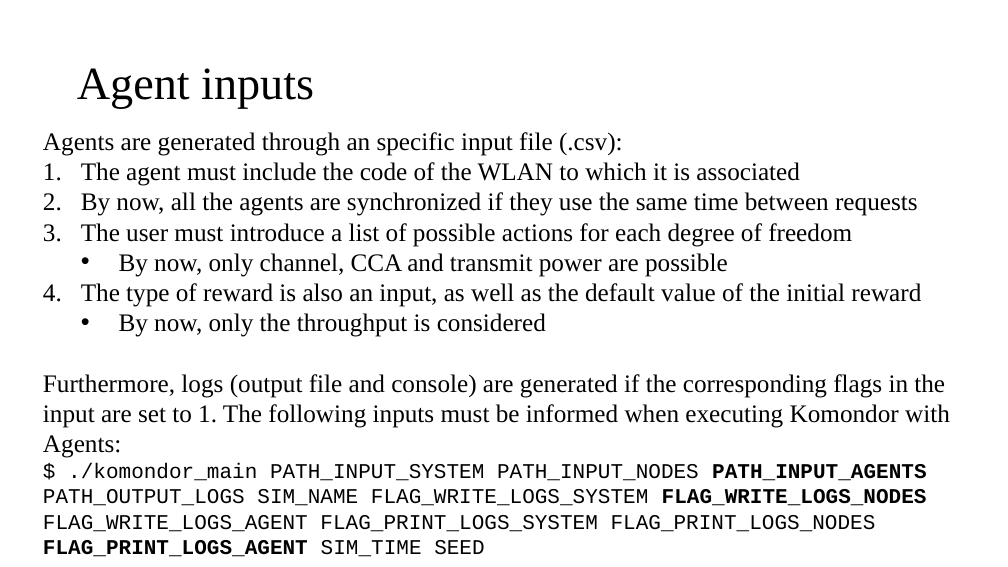
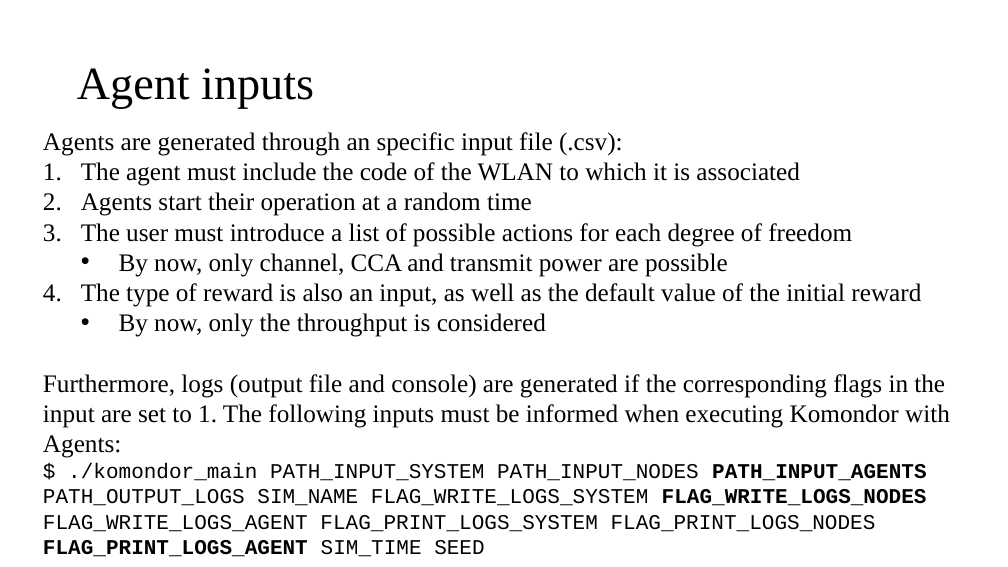
Before and after one commit to wn-upf/Komondor, a slide deck: slide 6 of Documentation/Agents/agents_first_implementation.pptx. Drawn at 1008x567 pixels with LibreOffice and Linux fonts; fonts in the diff are those of the drawing. Boxes give left, top, right and bottom in pixels: in the first picture for what was removed or moved away, otherwise in the second. Text is boxed around its words. In the diff, an @@ line names an element or a change of style, - is before the commit and + after.

Commit message:
* Technical report minor modifications * Agents ppt improvement

```diff
--- a/Documentation/Agents/agents_first_implementation.pptx
+++ b/Documentation/Agents/agents_first_implementation.pptx
@@ text at bbox=[81, 192, 532, 216]: text changed @@
-2. By now, all the agents are synchronized if they use the same time between requests
+2. Agents start their operation at a random time
```
Also in this commit, not shown: 1 other slide changed, 35 other files.
